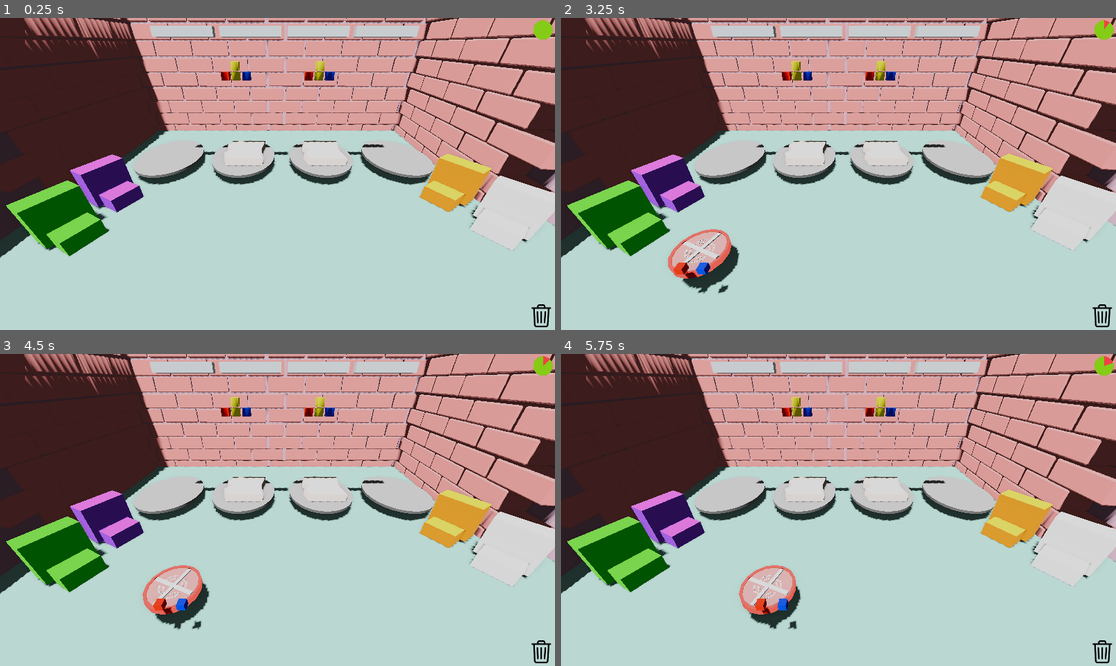
Above: before the commit, frames 1-4 (two rows, left to right).
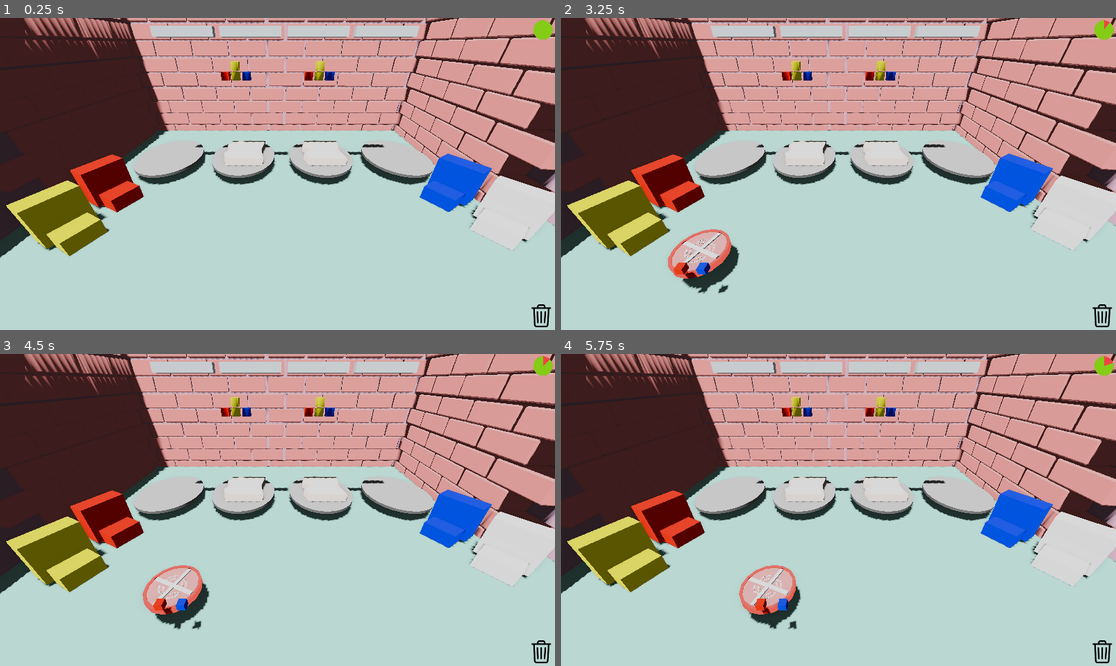
Above: after the commit, the same moments.

Repository: gabrield67/Sandwich-Shop
Game: Godot game, scene res://scenes/game_develop.tscn
Two runs of this game, one before a commit and one after it. Both use one fixed random seed, a clock stepped at 60 frames per second and the inputs below.
Inputs (mouse positions are in pixels of both pictures, inside the frame that each line leads up to):
- Up to frame 1 (0.25 s): no input
- Up to frame 2 (3.25 s): tap Enter at 0.5, 2 s; move the mouse to (960, 158) at 0.52 s; click (960, 158) at 0.67 s; tap Space at 1.25, 2.75 s; drag from (727, 189) to (810, 236) at 1.27 s; move the mouse to (894, 105) at 2.02 s; click (894, 105) at 2.17 s; drag from (810, 236) to (672, 127) at 2.77 s
- Up to frame 3 (4.5 s): move the mouse to (444, 556) at 3.52 s; click (444, 556) at 3.67 s; drag from (111, 463) to (194, 432) at 4.27 s
- Up to frame 4 (5.75 s): move the mouse to (866, 510) at 5.02 s; click (866, 510) at 5.17 s

The runs differ from the first frame. In frame 1, 5.4% of the frame differs, in the area x 1-89%, y 43-77%; in frame 2, 5.4%; in frame 3, 5.4%; in frame 4, 5.4%.

Commit message:
Made Sauces simpler

Diff:
--- a/scenes/Ingredients/sauce.gd
+++ b/scenes/Ingredients/sauce.gd
@@ -31,11 +31,11 @@
 	#flavor  [ Color.RED,  Color.YELLOW, Color.BLUE, Color.GREEN]
 
 	if sauce_index == 0:
-		flavor_profile.multiply_flavor(2,0,2,0)
+		flavor_profile.add_flavor(2,0,0,0)
 	elif sauce_index == 1:
-		flavor_profile.multiply_flavor(0,2,2,0)
+		flavor_profile.add_flavor(0,2,0,0)
 	elif sauce_index == 2:
-		flavor_profile.multiply_flavor(2,2,0,0)
+		flavor_profile.add_flavor(0,0,2,0)
 	elif sauce_index == 3:
 		flavor_profile.multiply_flavor(2,2,2,2)
 	queue_free()
--- a/scenes/Sauce Machine/sauce_machine.gd
+++ b/scenes/Sauce Machine/sauce_machine.gd
@@ -3,10 +3,10 @@
 
 var sauce_scene = preload("res://scenes/Ingredients/Sauce.tscn")
 
-var colors = [ Color.PURPLE,  Color.GREEN, Color.ORANGE, Color.WHITE]
+var colors = [ Color.RED,  Color.YELLOW, Color.BLUE, Color.WHITE]
 var sauce_index = 0;
 var spawned = false;
-var timer = 1
+var timer = 5
 var current_timer = 0
 var is_active = false
 # Called when the node enters the scene tree for the first time.
